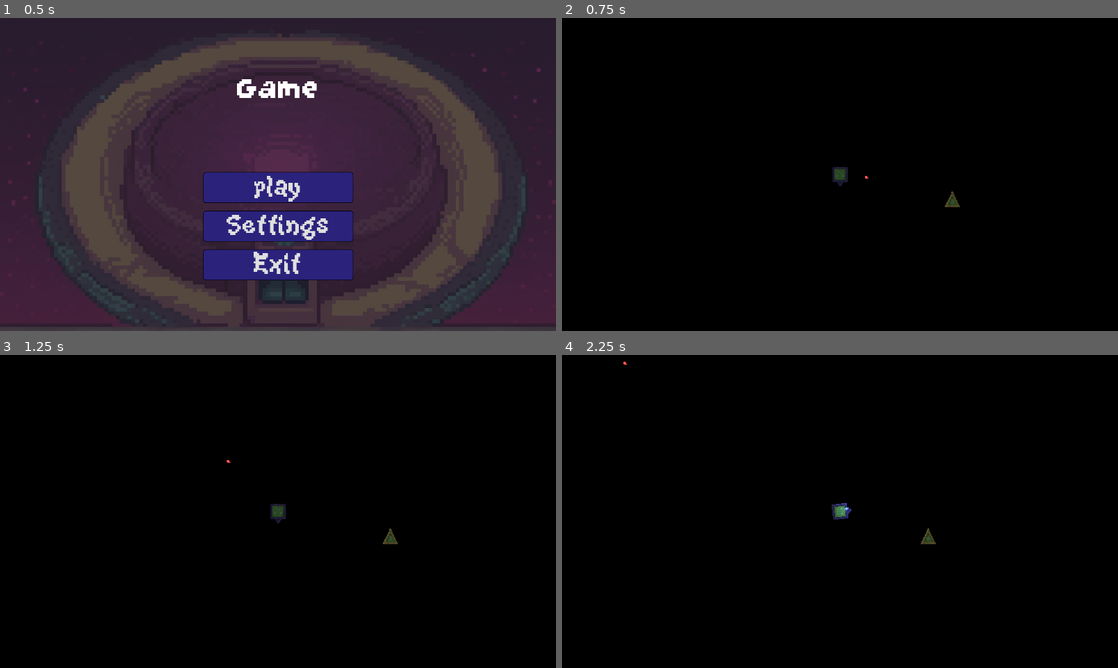
Above: before the commit, frames 1-4 (two rows, left to right).
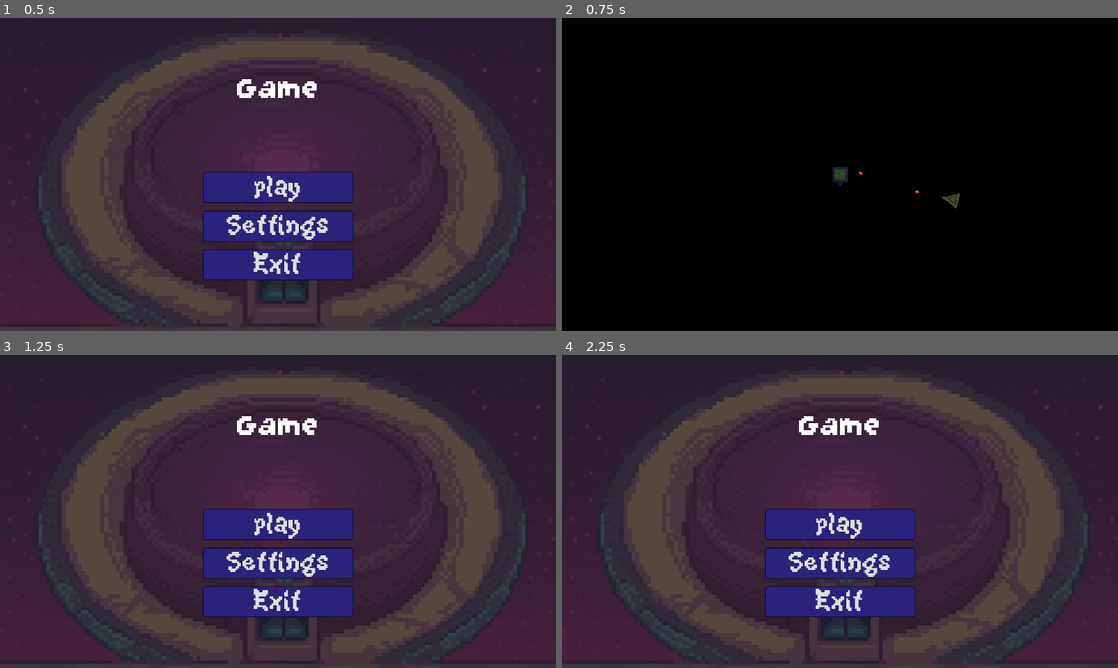
Above: after the commit, the same moments.

Repository: Buraka12/Square-Loop
Game: Godot game, scene res://scenes/main_menu.tscn
Two runs of this game, one before a commit and one after it. Both use one fixed random seed, a clock stepped at 60 frames per second and the inputs below. The engine's default icon, where the game draws it, is replaced by a stand-in: a white triangle on a blue panel in a dark square.
Inputs (mouse positions are in pixels of both pictures, inside the frame that each line leads up to):
- Up to frame 1 (0.5 s): no input
- Up to frame 2 (0.75 s): click "play" at 0.5 s
- Up to frame 3 (1.25 s): no input
- Up to frame 4 (2.25 s): click (840, 524) at 1.25 s, where only the run after the commit has a clickable "play"; move the mouse to (962, 495) at 2.02 s; hold D (right) from 2.03 s (still down); click (962, 495) at 2.1 s

Frame 1 is identical in both runs. In frame 2, less than 0.1% of the frame differs, in the area x 51-72%, y 48-61%; in frame 3, 100%, in the area x 0-100%, y 0-100%; in frame 4, 100%.

Commit message:
Üçgen
Düşman Ateş Etme

Diff:
--- /dev/null
+++ b/scenes/Components/stop_area.tscn
@@ -0,0 +1,10 @@
+[gd_scene load_steps=2 format=3 uid="uid://cch7rs7cfurgk"]
+
+[sub_resource type="CircleShape2D" id="CircleShape2D_t4m0w"]
+radius = 353.001
+
+[node name="StopArea" type="Area2D"]
+collision_layer = 4
+
+[node name="CollisionShape2D" type="CollisionShape2D" parent="."]
+shape = SubResource("CircleShape2D_t4m0w")
--- a/scenes/Enemy/triangle.tscn
+++ b/scenes/Enemy/triangle.tscn
@@ -1,7 +1,8 @@
-[gd_scene load_steps=5 format=3 uid="uid://dqwsgw57poqd3"]
+[gd_scene load_steps=6 format=3 uid="uid://dqwsgw57poqd3"]
 
 [ext_resource type="Script" path="res://scripts/Enemy/triangle.gd" id="1_7kcm5"]
 [ext_resource type="Texture2D" uid="uid://bqgfkvuepiief" path="res://assets/sprites/Enemy/Triangle.png" id="1_o3of3"]
+[ext_resource type="PackedScene" uid="uid://cch7rs7cfurgk" path="res://scenes/Components/stop_area.tscn" id="3_ypk0a"]
 
 [sub_resource type="CanvasTexture" id="CanvasTexture_0ixiy"]
 diffuse_texture = ExtResource("1_o3of3")
@@ -20,3 +21,11 @@
 [node name="CollisionShape2D" type="CollisionShape2D" parent="."]
 position = Vector2(0, 4)
 shape = SubResource("CircleShape2D_so033")
+
+[node name="StopArea" parent="." instance=ExtResource("3_ypk0a")]
+
+[node name="Timer" type="Timer" parent="."]
+
+[connection signal="body_entered" from="StopArea" to="." method="_on_stop_area_body_entered"]
+[connection signal="body_exited" from="StopArea" to="." method="_on_stop_area_body_exited"]
+[connection signal="timeout" from="Timer" to="." method="_on_timer_timeout"]
--- a/scenes/main_area.tscn
+++ b/scenes/main_area.tscn
@@ -3,7 +3,7 @@
 [ext_resource type="Texture2D" uid="uid://cifrq2c6wa5ro" path="res://assets/sprites/icon.svg" id="1_3hq13"]
 [ext_resource type="PackedScene" uid="uid://2whhrm0r02h1" path="res://scenes/player.tscn" id="1_sdxow"]
 [ext_resource type="PackedScene" uid="uid://dqwsgw57poqd3" path="res://scenes/Enemy/triangle.tscn" id="3_nbxkg"]
-[ext_resource type="PackedScene" uid="uid://dmm1rn6m7wwxx" path="res://scenes/Enemy/enemy_bullet.tscn" id="4_qyki1"]
+[ext_resource type="PackedScene" uid="uid://dmm1rn6m7wwxx" path="res://scenes/enemy_bullet.tscn" id="4_qyki1"]
 
 [node name="MainArea" type="Node2D"]
 
--- a/scripts/Enemy/triangle.gd
+++ b/scripts/Enemy/triangle.gd
@@ -1,8 +1,59 @@
 extends CharacterBody2D
 
+@onready var area : Node2D = $".."
+@onready var player : CharacterBody2D = area.find_child("Player")
+
+@onready var bulletscene : PackedScene = load("res://scenes/enemy_bullet.tscn")
+var can_shoot : bool = true
+var fire_rate : float = 1
 
 var health : float = 100
-const SPEED = 300.0
+const SPEED = 200.0
+
+enum states {STOP,FOLLOW,FIRE}
+var state : states
+
+func _ready() -> void:
+	state = states.FOLLOW
+
+func _physics_process(delta: float) -> void:
+	look_at_player()
+	if state != states.STOP:
+		follow_player()
+	else:
+		velocity = Vector2(0,0)
+
+	if can_shoot:
+		can_shoot = false
+		$Timer.start(1/fire_rate)
+		fire()
+
+	move_and_slide()
+
+func follow_player():
+	var direction = (player.global_position-global_position).normalized()
+	velocity = direction*SPEED
+
+func look_at_player():
+	look_at(player.global_position)
+	rotation_degrees += 90
 
 func die():
 	queue_free()
+
+func fire():
+	var bullet = bulletscene.instantiate()
+	bullet.pos = player.global_position
+	bullet.global_position = global_position
+	area.add_child(bullet)
+
+func _on_stop_area_body_entered(body: Node2D) -> void:
+	if body.name == "Player":
+		state = states.STOP
+
+func _on_stop_area_body_exited(body: Node2D) -> void:
+	if body.name == "Player":
+		state = states.FOLLOW
+
+func _on_timer_timeout() -> void:
+	can_shoot = true
--- a/scripts/bullet.gd
+++ b/scripts/bullet.gd
@@ -1,7 +1,7 @@
 extends RigidBody2D
 
 var pos : Vector2
-const SPEED : float = 400.0
+const SPEED : float = 500.0
 
 func _ready() -> void:
 	var direction = (pos - global_position).normalized()
Renamed: scenes/Enemy/enemy_bullet.tscn -> scenes/enemy_bullet.tscn
